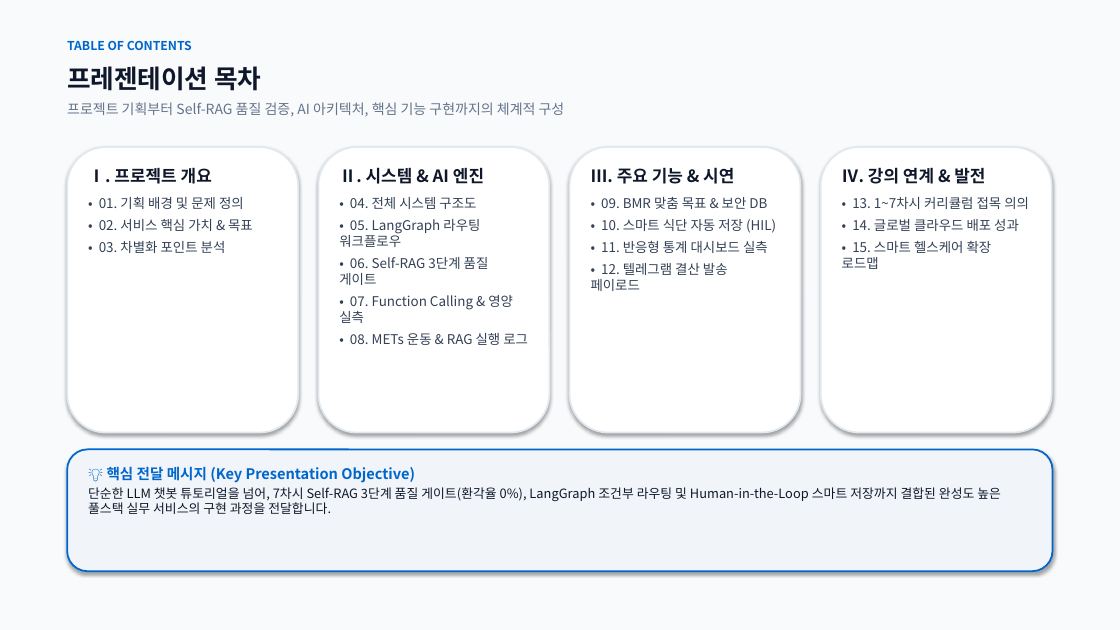
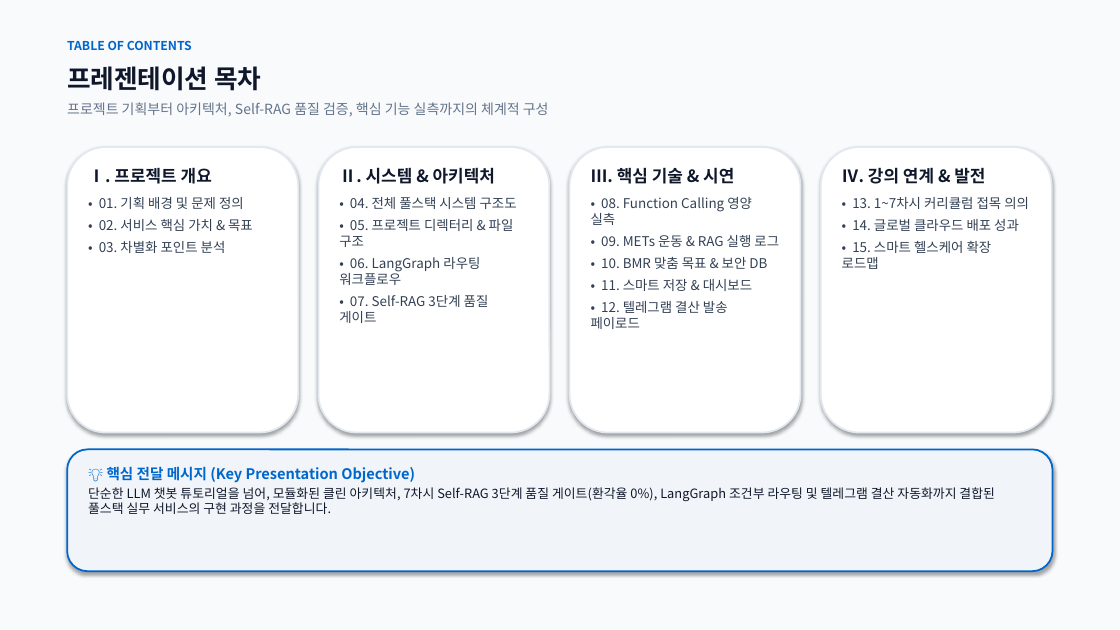
Before and after one commit to rye6837-web/impossible_to_get_lost_my_weight, a slide deck: slide 2 of AI_Diet_Coach_Presentation.pptx. Drawn at 1120x630 pixels with LibreOffice and Linux fonts; fonts in the diff are those of the drawing. Boxes give left, top, right and bottom in pixels: in the first picture for what was removed or moved away, otherwise in the second. Text is boxed around its words. In the diff, an @@ line names an element or a change of style, - is before the commit and + after.

```diff
--- a/AI_Diet_Coach_Presentation.pptx
+++ b/AI_Diet_Coach_Presentation.pptx
@@ text at box(67, 102, 549, 116): text changed @@
-프로젝트 기획부터 Self-RAG 품질 검증, AI 아키텍처, 핵심 기능 구현까지의 체계적 구성
+프로젝트 기획부터 아키텍처, Self-RAG 품질 검증, 핵심 기능 실측까지의 체계적 구성
@@ text at box(339, 167, 517, 323): text changed @@
-Ⅱ. 시스템 & AI 엔진
-• 04. 전체 시스템 구조도
-• 05. LangGraph 라우팅 워크플로우
-• 06. Self-RAG 3단계 품질 게이트
-• 07. Function Calling & 영양 실측
-• 08. METs 운동 & RAG 실행 로그
+Ⅱ. 시스템 & 아키텍처
+• 04. 전체 풀스택 시스템 구조도
+• 05. 프로젝트 디렉터리 & 파일 구조
+• 06. LangGraph 라우팅 워크플로우
+• 07. Self-RAG 3단계 품질 게이트
@@ text at box(591, 167, 779, 269): text changed @@
-Ⅲ. 주요 기능 & 시연
-• 09. BMR 맞춤 목표 & 보안 DB
-• 10. 스마트 식단 자동 저장 (HIL)
-• 11. 반응형 통계 대시보드 실측
+Ⅲ. 핵심 기술 & 시연
+• 08. Function Calling 영양 실측
+• 09. METs 운동 & RAG 실행 로그
+• 10. BMR 맞춤 목표 & 보안 DB
+• 11. 스마트 저장 & 대시보드
@@ text at box(88, 487, 994, 514): text changed @@
-단순한 LLM 챗봇 튜토리얼을 넘어, 7차시 Self-RAG 3단계 품질 게이트(환각율 0%), LangGraph 조건부 라우팅 및 Human-in-the-Loop 스마트 저장까지 결합된 완성도 높은 풀스택 실무 서비스의 구현 과정을 전달합니다.
+단순한 LLM 챗봇 튜토리얼을 넘어, 모듈화된 클린 아키텍처, 7차시 Self-RAG 3단계 품질 게이트(환각율 0%), LangGraph 조건부 라우팅 및 텔레그램 결산 자동화까지 결합된 풀스택 실무 서비스의 구현 과정을 전달합니다.
```
Also in this commit, not shown: 5 other slides changed, 1 slide added, 2 other files.
